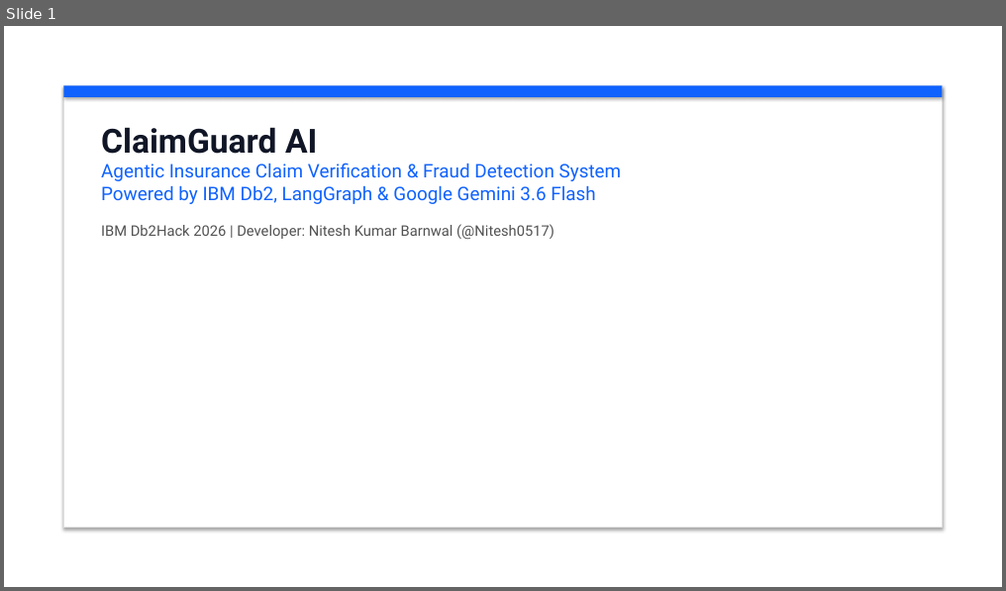
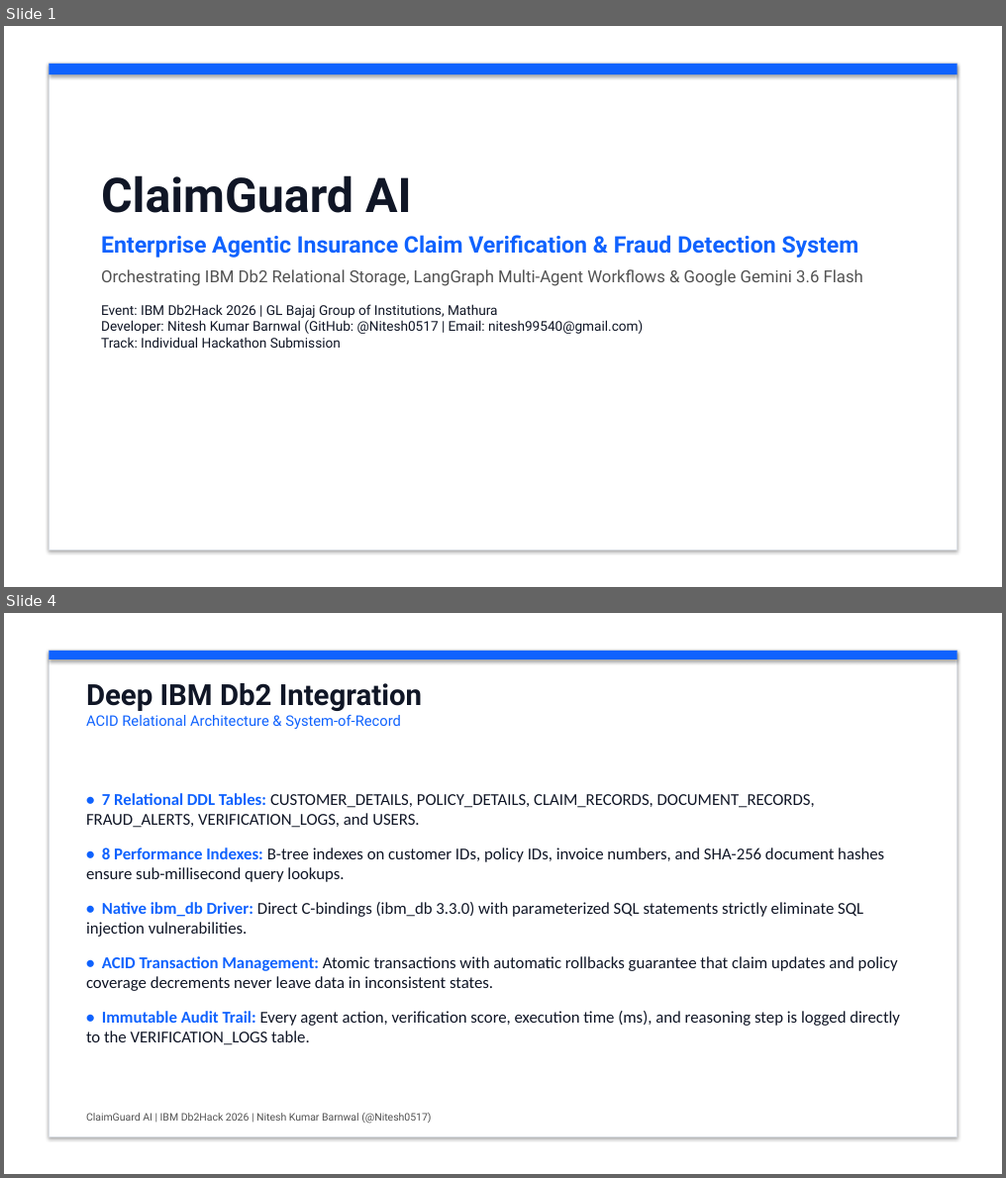
Before and after one commit to KunalGolaIBM/IBM_Db2_TechX_Project_Submission, a slide deck: submissions/claimguard-ai/docs/ClaimGuard_AI_Pitch_Deck.pptx. Shown one above the other, each under a label of ours: slide 1 before the commit, slides 1 and 4 after it; the slides between them are not shown. The pictures are 1006x591 and 1006x1178 pixels, drawn with LibreOffice and Linux fonts; fonts in the diff are those of the drawing. Boxes give left, top, right and bottom in pixels: in the first picture for what was removed or moved away, otherwise in the second. Text is boxed around its words. In the diff, an @@ line names an element or a change of style, - is before the commit and + after.

Commit message:
docs(claimguard-ai): update pitch deck with embedded screenshots and architecture PDF

```diff
--- a/submissions/claimguard-ai/docs/ClaimGuard_AI_Pitch_Deck.pptx
+++ b/submissions/claimguard-ai/docs/ClaimGuard_AI_Pitch_Deck.pptx
@@ slide 4 added at bbox=[4, 613, 1002, 1174], background #FFFFFF @@
@@ rectangle added at bbox=[49, 651, 957, 1137], fill #FFFFFF, outline #DCE0E6 1 pt @@
@@ rectangle added at bbox=[49, 651, 957, 660], fill #0F62FE @@
@@ text added at bbox=[86, 683, 422, 729], 14 pt, text #0F62FE @@
+Deep IBM Db2 Integration
+ACID Relational Architecture & System-of-Record
@@ text added at bbox=[86, 793, 900, 1046], 16 pt, text #101626 @@
+• 7 Relational DDL Tables: CUSTOMER_DETAILS, POLICY_DETAILS, CLAIM_RECORDS, DOCUMENT_RECORDS, FRAUD_ALERTS, VERIFICATION_LOGS, and USERS.
+• 8 Performance Indexes: B-tree indexes on customer IDs, policy IDs, invoice numbers, and SHA-256 document hashes ensure sub-millisecond query lookups.
+• Native ibm_db Driver: Direct C-bindings (ibm_db 3.3.0) with parameterized SQL statements strictly eliminate SQL injection vulnerabilities.
+• ACID Transaction Management: Atomic transactions with automatic rollbacks guarantee that claim updates and policy coverage decrements never leave data in inconsistent states.
+• Immutable Audit Trail: Every agent action, verification score, execution time (ms), and reasoning step is logged directly to the VERIFICATION_LOGS table.
@@ text added at bbox=[86, 1113, 431, 1124], 10 pt, text #525252 @@
+ClaimGuard AI | IBM Db2Hack 2026 | Nitesh Kumar Barnwal (@Nitesh0517)
@@ slide 1 changed as well @@
@@ rectangle: place and size @@
-rectangle at bbox=[63, 85, 943, 97]
+rectangle at bbox=[49, 64, 957, 75]
@@ rectangle: place and size @@
-rectangle at bbox=[63, 85, 943, 528]
+rectangle at bbox=[49, 64, 957, 550]
@@ rectangle at bbox=[49, 64, 957, 550]: outline #E0E0E0 1 pt to #DCE0E6 0.75 pt @@
@@ text "ClaimGuard AI": place and size @@
-text "ClaimGuard AI" at bbox=[101, 127, 622, 239]
+text "ClaimGuard AI" at bbox=[101, 175, 863, 348]
@@ text at bbox=[101, 175, 412, 213]: size 32 to 46 pt in "ClaimGuard AI" @@
@@ text at bbox=[101, 235, 863, 348]: text changed; size 18 to 13 pt; text colour #0F62FE to #101626 @@
-Agentic Insurance Claim Verification & Fraud Detection System
-Powered by IBM Db2, LangGraph & Google Gemini 3.6 Flash
-IBM Db2Hack 2026 | Developer: Nitesh Kumar Barnwal (@Nitesh0517)
+Enterprise Agentic Insurance Claim Verification & Fraud Detection System
+Orchestrating IBM Db2 Relational Storage, LangGraph Multi-Agent Workflows & Google Gemini 3.6 Flash
+Event: IBM Db2Hack 2026 | GL Bajaj Group of Institutions, Mathura
+Developer: Nitesh Kumar Barnwal (GitHub: @Nitesh0517 | Email: nitesh99540@gmail.com)
+Track: Individual Hackathon Submission
```
Also in this commit, not shown: 2 other slides changed, 6 other slides added, 5 slides removed, 1 other file.
